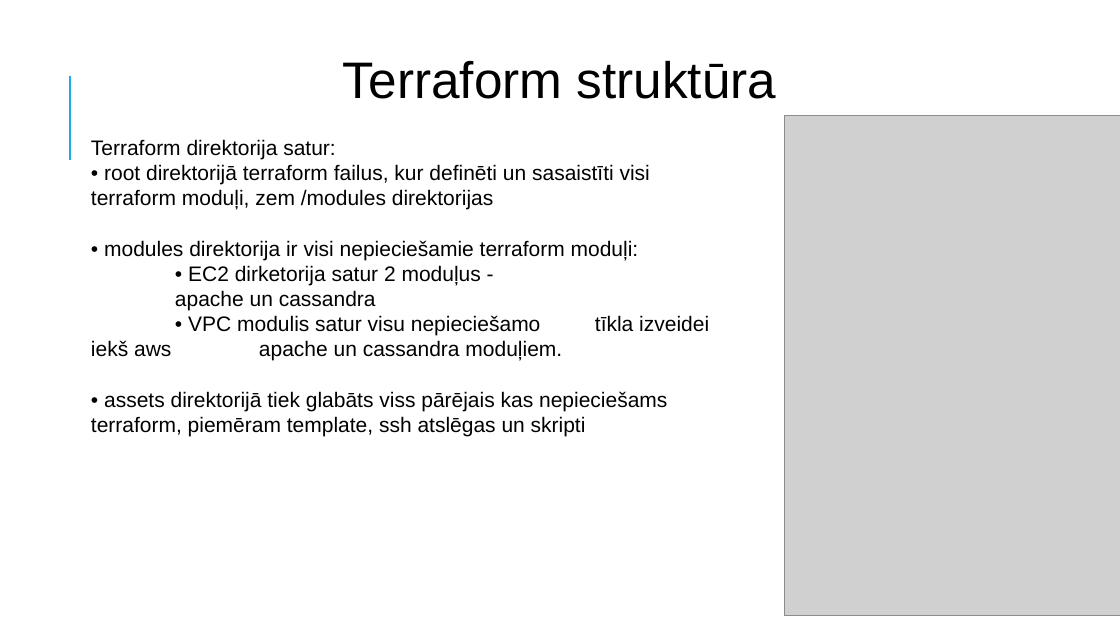
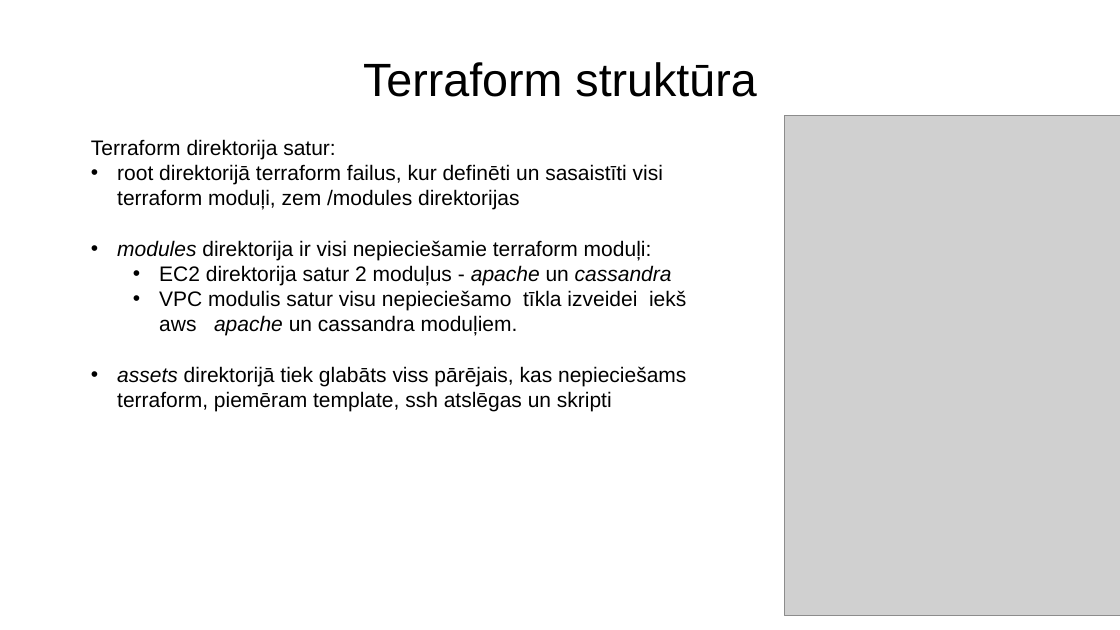
Before and after one commit to DitaGabalina/devops_db_group, a slide deck: slide 13 of docs/Slaidi.2022.07.04_v2.pptx. Drawn at 1120x630 pixels with LibreOffice and Linux fonts; fonts in the diff are those of the drawing; grey boxes stand for pictures. Boxes give left, top, right and bottom in pixels: in the first picture for what was removed or moved away, otherwise in the second. Text is boxed around its words. In the diff, an @@ line names an element or a change of style, - is before the commit and + after.

Commit message:
Slide formatting

```diff
--- a/docs/Slaidi.2022.07.04_v2.pptx
+++ b/docs/Slaidi.2022.07.04_v2.pptx
@@ title "Terraform struktūra": place and size @@
-title "Terraform struktūra" at (343,60,777,99)
+title "Terraform struktūra" at (363,62,756,97)
@@ title "Terraform struktūra" at (363,62,756,97): size 44 to 40 pt @@
@@ line removed from (70, 160) to (70, 76) @@
@@ text at (117,164,686,411): text changed @@
-• root direktorijā terraform failus, kur definēti un sasaistīti visi terraform moduļi, zem /modules direktorijas
-• modules direktorija ir visi nepieciešamie terraform moduļi:
-• EC2 dirketorija satur 2 moduļus -
-apache un cassandra
-• VPC modulis satur visu nepieciešamo tīkla izveidei iekš aws apache un cassandra moduļiem.
-• assets direktorijā tiek glabāts viss pārējais kas nepieciešams terraform, piemēram template, ssh atslēgas un skripti
+• root direktorijā terraform failus, kur definēti un sasaistīti visi terraform moduļi, zem /modules direktorijas
+• modules direktorija ir visi nepieciešamie terraform moduļi:
+  • EC2 direktorija satur 2 moduļus - apache un cassandra
+  • VPC modulis satur visu nepieciešamo tīkla izveidei iekš aws apache un cassandra moduļiem.
+• assets direktorijā tiek glabāts viss pārējais, kas nepieciešams terraform, piemēram template, ssh atslēgas un skripti
```
Also in this commit, not shown: 16 other slides changed, 1 other file.
